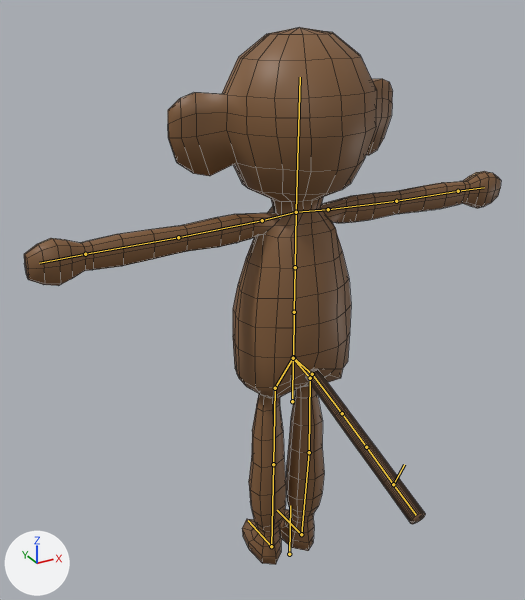
Renders of the Blender file Race/SourceAssets/monkey.blend from each side of a commit.
Camera for both pictures: a 50 mm lens placed at (-4.9, -8.23, 8.69), pointed at (-0.47, -0.17, 4.66). The lights are fixed; the arrows at lower left show +X, +Y and +Z. The bones that bend it are drawn over the model as lines. Mesh edges are drawn as thin lines.
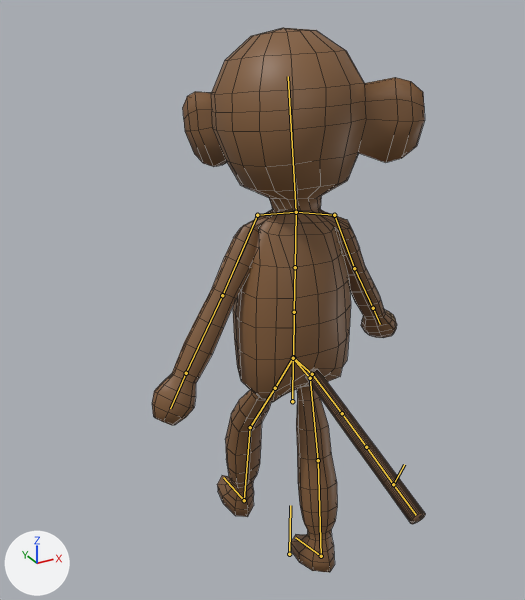
The newer file adds an action. The first version stands in its rest pose; the second is drawn at frame 0 of the action 'turn'.

The edits, one by one:
Bone 'head' (bone_head) turns from (0, 0, 0) to (-3, -51, -4) degrees about its own x, y and z.
Bone 'shoulder.L' (bone_shoulder_l) turns from (0, 0, 0) to (-1, 2, -28) degrees about its own x, y and z.
Bone 'arm1.L' (bone_arm1_l) turns from (0, 0, 0) to (-70, 30, -2) degrees about its own x, y and z.
Bone 'arm2.L' (bone_arm2_l) turns from (0, 0, 0) to (0, 2, 5) degrees about its own x, y and z.
Bone 'shoulder.R' (bone_shoulder_r) turns from (0, 0, 0) to (-1, 2, -28) degrees about its own x, y and z.
Bone 'arm1.R' (bone_arm1_r) turns from (0, 0, 0) to (-64, 18, 1) degrees about its own x, y and z.
Bone 'upper leg.L' (bone_upper_leg_l) turns from (0, 0, 0) to (0, 0, -11) degrees about its own x, y and z.
Bone 'upper leg.R' (bone_upper_leg_r) turns from (0, 0, 0) to (0, 0, -34) degrees about its own x, y and z.
Bone 'lower leg.R' (bone_lower_leg_r) turns from (0, 0, 0) to (0, -1, 27) degrees about its own x, y and z.
Bone 'foot.R' (bone_foot_r) turns from (0, 0, 0) to (-6, 0, 0) degrees about its own x, y and z.

Location of each change, (x1, y1, x2, y2) in pixels of the pictures (525 x 600 px):
'Cylinder', posed (43% narrower)
    before: (24, 27, 501, 564)
    after: (152, 28, 425, 573)
bone 'head', root to tip
    before: (296, 212) to (300, 77)
    after: (296, 212) to (288, 76)
bone 'shoulder.L', root to tip
    before: (296, 212) to (328, 209)
    after: (296, 212) to (334, 215)
bone 'arm1.L', root to tip
    before: (328, 209) to (396, 201)
    after: (334, 215) to (354, 268)
bone 'arm2.L', root to tip
    before: (396, 201) to (458, 191)
    after: (354, 268) to (373, 308)
bone 'shoulder.R', root to tip
    before: (296, 212) to (262, 220)
    after: (296, 212) to (257, 215)
bone 'arm1.R', root to tip
    before: (262, 220) to (178, 237)
    after: (257, 215) to (222, 295)
bone 'upper leg.L', root to tip
    before: (310, 378) to (309, 452)
    after: (310, 378) to (318, 460)
bone 'upper leg.R', root to tip
    before: (275, 388) to (273, 464)
    after: (275, 388) to (250, 427)
bone 'lower leg.R', root to tip
    before: (273, 464) to (271, 546)
    after: (250, 427) to (244, 500)
bone 'foot.R', root to tip
    before: (271, 546) to (248, 520)
    after: (244, 500) to (223, 477)
